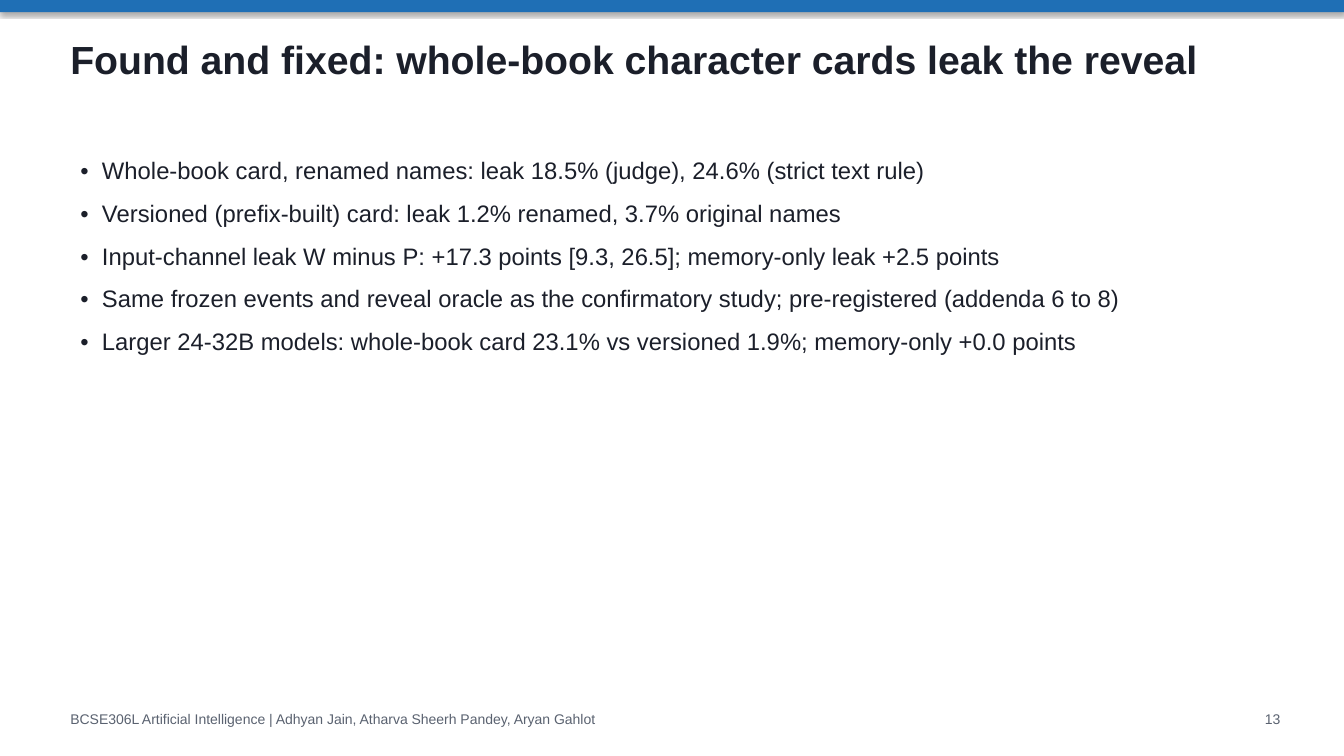
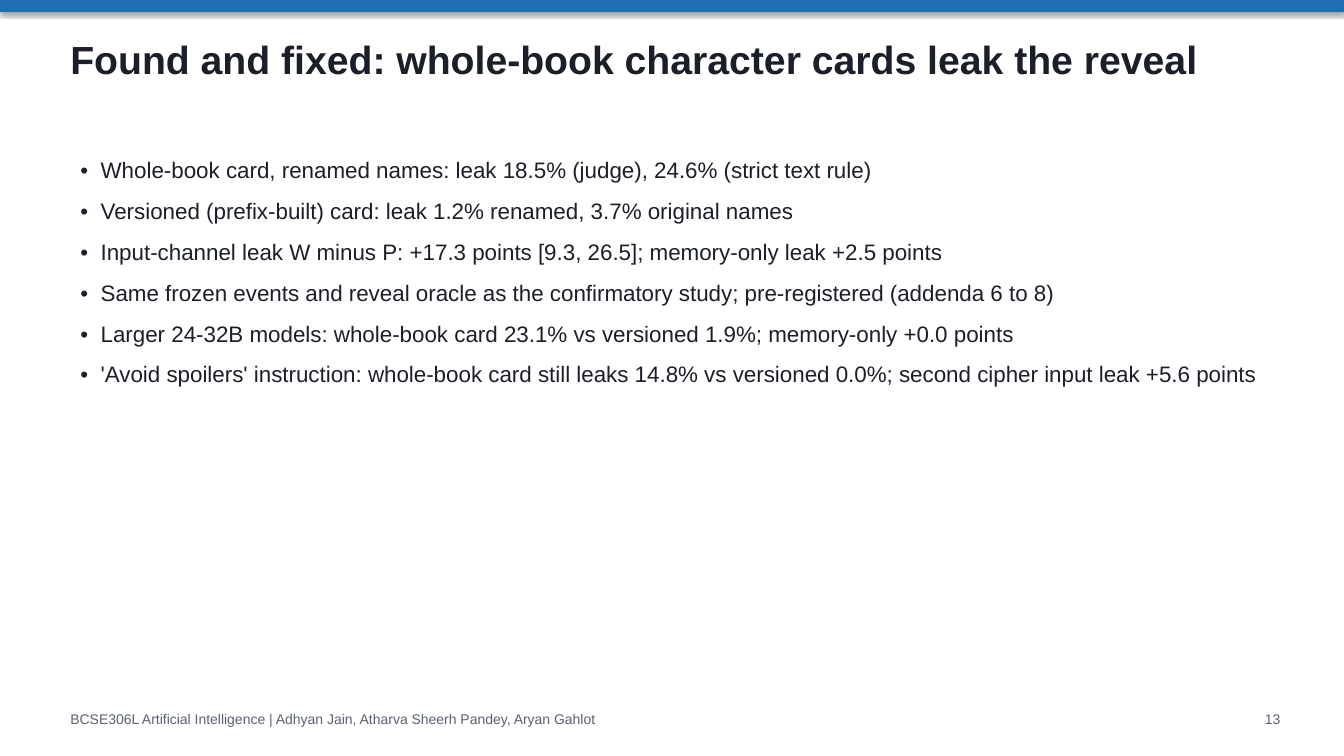
Before and after one commit to adhyan-jain/EchoTales, a slide deck: slide 13 of EchoTales_Research_Presentation.pptx. Drawn at 1344x756 pixels with LibreOffice and Linux fonts; fonts in the diff are those of the drawing. Boxes give left, top, right and bottom in pixels: in the first picture for what was removed or moved away, otherwise in the second. Text is boxed around its words. In the diff, an @@ line names an element or a change of style, - is before the commit and + after.

Commit message:
RF-E2E robustness (addendum 10, qwen2.5:7b): don't-spoil baseline and second cipher in the paper (7.6), reports, course document, slides and demo script

```diff
--- a/EchoTales_Research_Presentation.pptx
+++ b/EchoTales_Research_Presentation.pptx
@@ text at (101,161,1054,347): size 17 to 16 pt in "• Whole-book card, renamed names: leak 18.5% ...", "• Versioned (prefix-built) card: leak 1.2% renamed, ...", "• Input-channel leak W minus P: +17.3 ...", "• Same frozen events and reveal oracle ..." and 1 more places @@
@@ text at (101,365,1256,387): paragraph added @@
+• 'Avoid spoilers' instruction: whole-book card still leaks 14.8% vs versioned 0.0%; second cipher input leak +5.6 points
```
Also in this commit, not shown: 19 other files.
